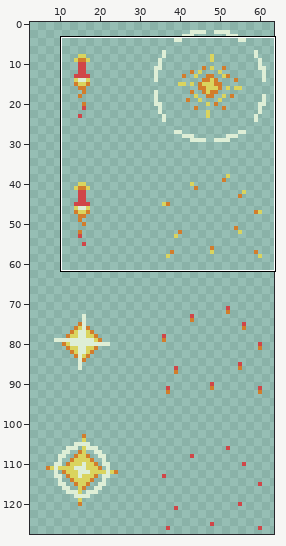
Two states of a sprite sheet, img/rocket_red.png. Above, an overview of the earlier version with the close-up marked.
Close-up. Before:
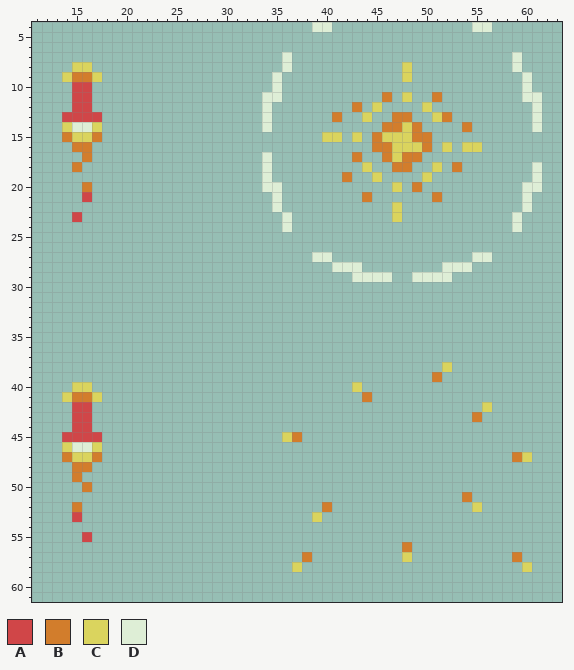
The file is 256x512 pixels, drawn in blocks of 4x4; one block is one cell here. Shown: x 11..63, y 4..61. The wide view leaves out empty margins. The commit also changed other parts of the picture, which this record leaves out.
Palette (. is transparent): A #d04648  B #d27d2c  C #dad45e  D #deeed6
Pixels before, first column x 14:
 4 .........................DD..............DD.....
 5 ................................................
 6 ................................................
 7 ......................D......................D..
 8 .CC...................D...........C..........D..
 9 CBBC.................D............C...........D.
10 .AA..................D........................D.
11 .AA.................DD..........B.C..B........DD
12 .AA.................D........B.C....C..........D
13 AAAA................D......B..C..BB..CB........D
14 CDDC................D...........BBCB....B......D
15 BCCB......................CC.C.BCCCBB...........
16 .BB............................BBCCCB.C.CC......
17 ..B.................D........B..BCBB............
18 .B..................D.........C..BB..C.B.......D
19 ....................D.......B..C....C..........D
20 ..B.................DD...........C.B..........DD
21 ..A..................D........B......B........D.
22 .....................D...........C............D.
23 .A....................D..........C...........D..
24 ......................D......................D..
25 ................................................
26 ................................................
27 .........................DD..............DD.....
28 ...........................DDD........DDD.......
29 .............................DDDD..DDDD.........
30 ................................................
31 ................................................
32 ................................................
33 ................................................
34 ................................................
35 ................................................
36 ................................................
37 ................................................
38 ......................................C.........
39 .....................................B..........
40 .CC..........................C..................
41 CBBC..........................B.................
42 .AA.......................................C.....
43 .AA......................................B......
44 .AA.............................................
45 AAAA..................CB........................
46 CDDC............................................
47 BCCB.........................................BC.
48 .BB.............................................
49 .B..............................................
50 ..B.............................................
51 ........................................B.......
52 .B........................B..............C......
53 .A.......................C......................
54 ................................................
55 ..A.............................................
56 ..................................B.............
57 ........................B.........C..........B..
58 .......................C......................C.
And afterwards:
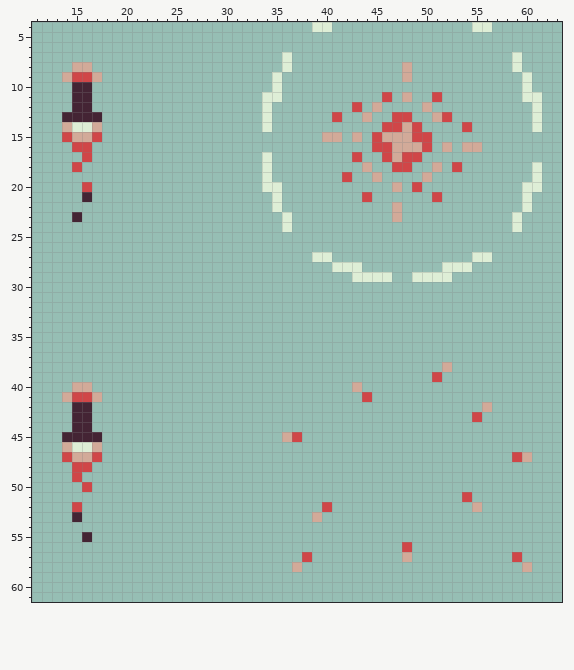
What changed:
colour A: #d04648 -> #442434
colour B: #d27d2c -> #d04648
colour C: #dad45e -> #d2aa99
